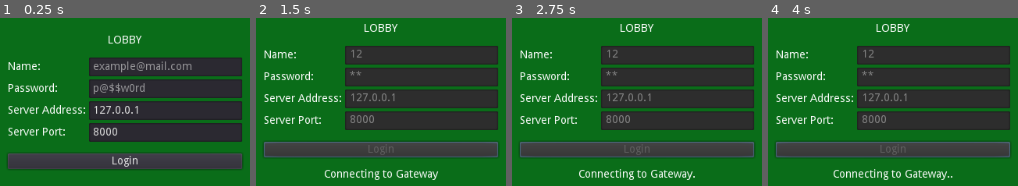
Above: before the commit, frames 1-4 (left to right).
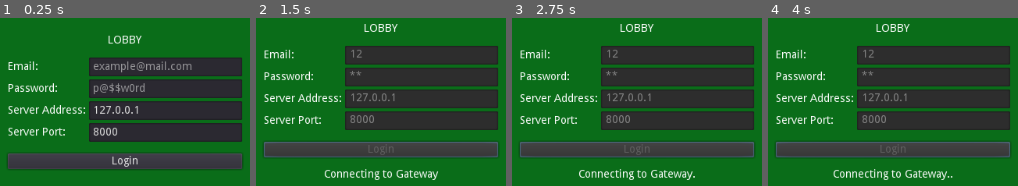
Above: after the commit, the same moments.

Repository: TopDownSurvival-Dev-Team/TopDownSurvival
Game: Godot game, scene res://src/scenes/ui_scenes/Lobby.tscn
The game is run twice, just before and just after one commit, with the same random seed, the same clock (stepped at 60 frames per second) and the same inputs.
Inputs (mouse positions are in pixels of both pictures, inside the frame that each line leads up to):
- Up to frame 1 (0.25 s): no input
- Up to frame 2 (1.5 s): click (421, 66) at 0.52 s; type "12" at 0.6 s; click (421, 88) at 0.75 s; type "12" at 0.83 s; click "Login" at 1.25 s
- Up to frame 3 (2.75 s): tap Enter at 2 s; move the mouse to (outside the picture) at 2.02 s; hold D (move_right) from 2.03 s (still down); click (outside the picture) at 2.1 s
- Up to frame 4 (4 s): tap Space at 2.75 s; move the mouse to (outside the picture) at 2.77 s; release D (move_right) at 2.78 s; hold S (move_down) 2.78-3.53 s; tap Enter at 2.85 s; move the mouse to (outside the picture) at 3.52 s; hold D (move_right) from 3.53 s (still down); click (outside the picture) at 3.6 s

The runs differ from the first frame. In frame 1, 0.4% of the frame differs, in the area x 3-16%, y 25-31%; in frame 2, 0.4%, in the area x 3-16%, y 18-25%; in frame 3, 0.4%; in frame 4, 0.4%.

Commit message:
added register scene

Diff:
--- /dev/null
+++ b/Top Down Survival/src/animations/Gateway Connecting Animation.tres
@@ -0,0 +1,18 @@
+[gd_resource type="Animation" format=2]
+
+[resource]
+resource_name = "Gateway Connecting Animation"
+length = 4.0
+loop = true
+tracks/0/type = "value"
+tracks/0/path = NodePath("CenterContainer/VBoxContainer/StatusLabel:text")
+tracks/0/interp = 1
+tracks/0/loop_wrap = true
+tracks/0/imported = false
+tracks/0/enabled = true
+tracks/0/keys = {
+"times": PoolRealArray( 0, 1, 2, 3 ),
+"transitions": PoolRealArray( 1, 1, 1, 1 ),
+"update": 1,
+"values": [ "Connecting to Gateway", "Connecting to Gateway.", "Connecting to Gateway..", "Connecting to Gateway..." ]
+}
--- a/Top Down Survival/src/autoload_scripts/Gateway.gd
+++ b/Top Down Survival/src/autoload_scripts/Gateway.gd
@@ -61,6 +61,8 @@
 func _connection_failed():
 	print("Failed to connect to a gateway server")
 	get_tree().call_group("Lobby", "failed_to_connect_to_gateway")
+	get_tree().call_group("Register", "failed_to_connect_to_gateway")
+
 	game_server_address = ""
 	username = ""
 	email = ""
@@ -68,13 +70,13 @@
 
 
 remote func register_success():
-	# TODO
 	print("Registered successfully")
+	get_tree().call_group("Register", "registered_successfully")
 
 
 remote func register_failed(error_message: String):
-	# TODO
 	print("Register failed")
+	get_tree().call_group("Register", "failed_to_register", error_message)
 
 
 remote func login_success(token: String):
--- a/Top Down Survival/src/scenes/ui_scenes/Lobby.tscn
+++ b/Top Down Survival/src/scenes/ui_scenes/Lobby.tscn
@@ -1,6 +1,7 @@
 [gd_scene load_steps=5 format=2]
 
 [ext_resource path="res://src/scripts/ui_scripts/Lobby.gd" type="Script" id=1]
+[ext_resource path="res://src/animations/Gateway Connecting Animation.tres" type="Animation" id=3]
 
 [sub_resource type="Animation" id=1]
 resource_name = "Authenticating Animation"
@@ -36,22 +37,6 @@
 "values": [ "Connecting to world", "Connecting to world.", "Connecting to world..", "Connecting to world..." ]
 }
 
-[sub_resource type="Animation" id=3]
-length = 4.0
-loop = true
-tracks/0/type = "value"
-tracks/0/path = NodePath("CenterContainer/VBoxContainer/StatusLabel:text")
-tracks/0/interp = 1
-tracks/0/loop_wrap = true
-tracks/0/imported = false
-tracks/0/enabled = true
-tracks/0/keys = {
-"times": PoolRealArray( 0, 1, 2, 3 ),
-"transitions": PoolRealArray( 1, 1, 1, 1 ),
-"update": 1,
-"values": [ "Connecting to Gateway", "Connecting to Gateway.", "Connecting to Gateway..", "Connecting to Gateway..." ]
-}
-
 [node name="Lobby" type="Control" groups=[
 "Lobby",
 ]]
@@ -62,7 +47,7 @@
 "_edit_use_anchors_": false
 }
 
-[node name="ColorRect" type="ColorRect" parent="."]
+[node name="Background" type="ColorRect" parent="."]
 anchor_right = 1.0
 anchor_bottom = 1.0
 color = Color( 0.0431373, 0.431373, 0.101961, 1 )
@@ -106,7 +91,7 @@
 margin_top = 5.0
 margin_right = 100.0
 margin_bottom = 19.0
-text = "Name:"
+text = "Email:"
 valign = 1
 
 [node name="EmailField" type="LineEdit" parent="CenterContainer/VBoxContainer/Fields"]
@@ -176,13 +161,13 @@
 margin_top = 159.0
 margin_right = 300.0
 margin_bottom = 173.0
-text = "Status"
+text = "Authenticating"
 align = 1
 valign = 1
 
 [node name="AnimationPlayer" type="AnimationPlayer" parent="."]
 "anims/Authenticating Animation" = SubResource( 1 )
 "anims/Game Connecting Animation" = SubResource( 2 )
-"anims/Gateway Connecting Animation" = SubResource( 3 )
+"anims/Gateway Connecting Animation" = ExtResource( 3 )
 
 [connection signal="pressed" from="CenterContainer/VBoxContainer/LoginButton" to="." method="_on_LoginButton_pressed"]
--- /dev/null
+++ b/Top Down Survival/src/scenes/ui_scenes/Register.tscn
@@ -0,0 +1,122 @@
+[gd_scene load_steps=3 format=2]
+
+[ext_resource path="res://src/scripts/ui_scripts/Register.gd" type="Script" id=1]
+[ext_resource path="res://src/animations/Gateway Connecting Animation.tres" type="Animation" id=2]
+
+[node name="Register" type="Control" groups=[
+"Register",
+]]
+anchor_right = 1.0
+anchor_bottom = 1.0
+script = ExtResource( 1 )
+__meta__ = {
+"_edit_use_anchors_": false
+}
+
+[node name="Background" type="ColorRect" parent="."]
+anchor_right = 1.0
+anchor_bottom = 1.0
+color = Color( 0.0431373, 0.431373, 0.101961, 1 )
+__meta__ = {
+"_edit_use_anchors_": false
+}
+
+[node name="CenterContainer" type="CenterContainer" parent="."]
+anchor_right = 1.0
+anchor_bottom = 1.0
+__meta__ = {
+"_edit_use_anchors_": false
+}
+
+[node name="VBoxContainer" type="VBoxContainer" parent="CenterContainer"]
+margin_left = 362.0
+margin_top = 228.0
+margin_right = 662.0
+margin_bottom = 372.0
+grow_horizontal = 2
+grow_vertical = 2
+rect_min_size = Vector2( 300, 0 )
+custom_constants/separation = 15
+alignment = 1
+
+[node name="RegisterTitle" type="Label" parent="CenterContainer/VBoxContainer"]
+margin_right = 300.0
+margin_bottom = 14.0
+text = "Register"
+align = 1
+valign = 1
+uppercase = true
+
+[node name="Fields" type="GridContainer" parent="CenterContainer/VBoxContainer"]
+margin_top = 29.0
+margin_right = 300.0
+margin_bottom = 109.0
+columns = 2
+
+[node name="UsernameLabel" type="Label" parent="CenterContainer/VBoxContainer/Fields"]
+margin_top = 5.0
+margin_right = 70.0
+margin_bottom = 19.0
+text = "Username:"
+valign = 1
+
+[node name="UsernameField" type="LineEdit" parent="CenterContainer/VBoxContainer/Fields"]
+margin_left = 74.0
+margin_right = 300.0
+margin_bottom = 24.0
+size_flags_horizontal = 3
+placeholder_text = "gamer420"
+
+[node name="EmailLabel" type="Label" parent="CenterContainer/VBoxContainer/Fields"]
+margin_top = 33.0
+margin_right = 70.0
+margin_bottom = 47.0
+text = "Email:"
+valign = 1
+
+[node name="EmailField" type="LineEdit" parent="CenterContainer/VBoxContainer/Fields"]
+margin_left = 74.0
+margin_top = 28.0
+margin_right = 300.0
+margin_bottom = 52.0
+size_flags_horizontal = 3
+placeholder_text = "example@mail.com"
+
+[node name="PasswordLabel" type="Label" parent="CenterContainer/VBoxContainer/Fields"]
+margin_top = 61.0
+margin_right = 70.0
+margin_bottom = 75.0
+text = "Password:"
+valign = 1
+
+[node name="PasswordField" type="LineEdit" parent="CenterContainer/VBoxContainer/Fields"]
+margin_left = 74.0
+margin_top = 56.0
+margin_right = 300.0
+margin_bottom = 80.0
+size_flags_horizontal = 3
+secret = true
+placeholder_text = "p@$$w0rd"
+
+[node name="RegisterButton" type="Button" parent="CenterContainer/VBoxContainer"]
+margin_top = 124.0
+margin_right = 300.0
+margin_bottom = 144.0
+text = "Register"
+__meta__ = {
+"_edit_use_anchors_": false
+}
+
+[node name="StatusLabel" type="Label" parent="CenterContainer/VBoxContainer"]
+visible = false
+margin_top = 159.0
+margin_right = 300.0
+margin_bottom = 173.0
+text = "Connecting to Gateway"
+align = 1
+valign = 1
+
+[node name="AnimationPlayer" type="AnimationPlayer" parent="."]
+"anims/Gateway Connecting Animation" = ExtResource( 2 )
+
+[connection signal="pressed" from="CenterContainer/VBoxContainer/RegisterButton" to="." method="_on_RegisterButton_pressed"]
--- /dev/null
+++ b/Top Down Survival/src/scripts/ui_scripts/Register.gd
@@ -0,0 +1,57 @@
+extends Control
+
+const LOGIN_SCENE = "res://src/scenes/ui_scenes/Lobby.tscn"
+
+onready var username_field = $CenterContainer/VBoxContainer/Fields/UsernameField
+onready var email_field = $CenterContainer/VBoxContainer/Fields/EmailField
+onready var password_field = $CenterContainer/VBoxContainer/Fields/PasswordField
+
+onready var register_button = $CenterContainer/VBoxContainer/RegisterButton
+onready var status_label = $CenterContainer/VBoxContainer/StatusLabel
+onready var animation_player = $AnimationPlayer
+
+
+func _ready():
+	status_label.visible = false
+
+
+func make_fields_editable(value: bool):
+	username_field.editable = value
+	email_field.editable = value
+	password_field.editable = value
+
+
+func attempt_to_register():
+	animation_player.play("Gateway Connecting Animation")
+	make_fields_editable(false)
+	status_label.visible = true
+	register_button.disabled = true
+
+	Gateway.register(username_field.text, email_field.text, password_field.text)
+
+
+func registered_successfully():
+	animation_player.stop()
+	status_label.text = "Registered Successfully!"
+	yield(get_tree().create_timer(5), "timeout")
+	get_tree().change_scene(LOGIN_SCENE)
+
+
+func failed_to_register(error_message: String):
+	animation_player.stop()
+	make_fields_editable(true)
+	status_label.text = error_message.capitalize()
+	register_button.disabled = false
+
+
+func failed_to_connect_to_gateway():
+	animation_player.stop()
+	make_fields_editable(true)
+	status_label.text = "Connection to Gateway Failed"
+	register_button.disabled = false
+
+
+func _on_RegisterButton_pressed():
+	# Make sure user has filled out the fields
+	if not username_field.text.empty() and not email_field.text.empty() and not password_field.text.empty():
+		attempt_to_register()
